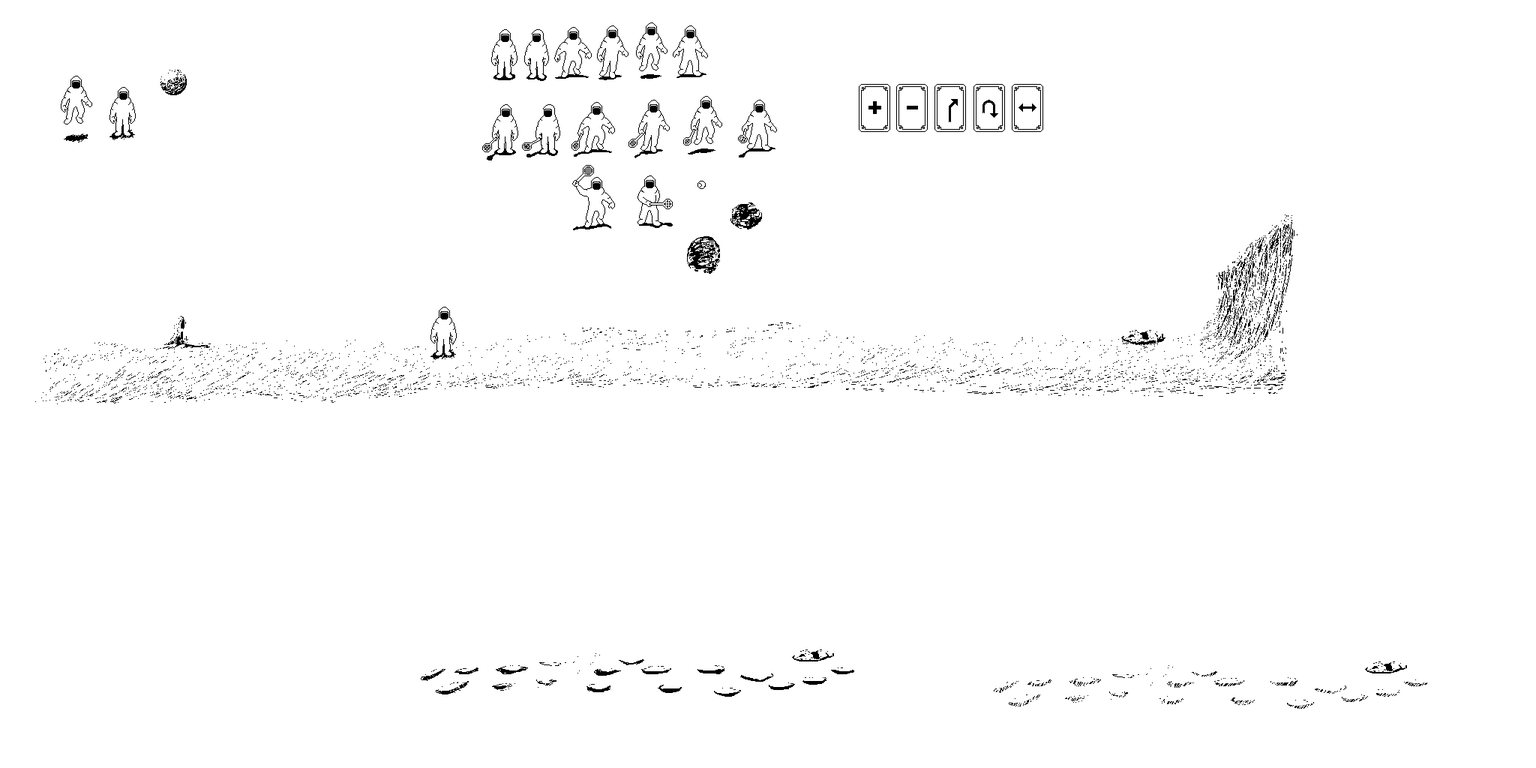
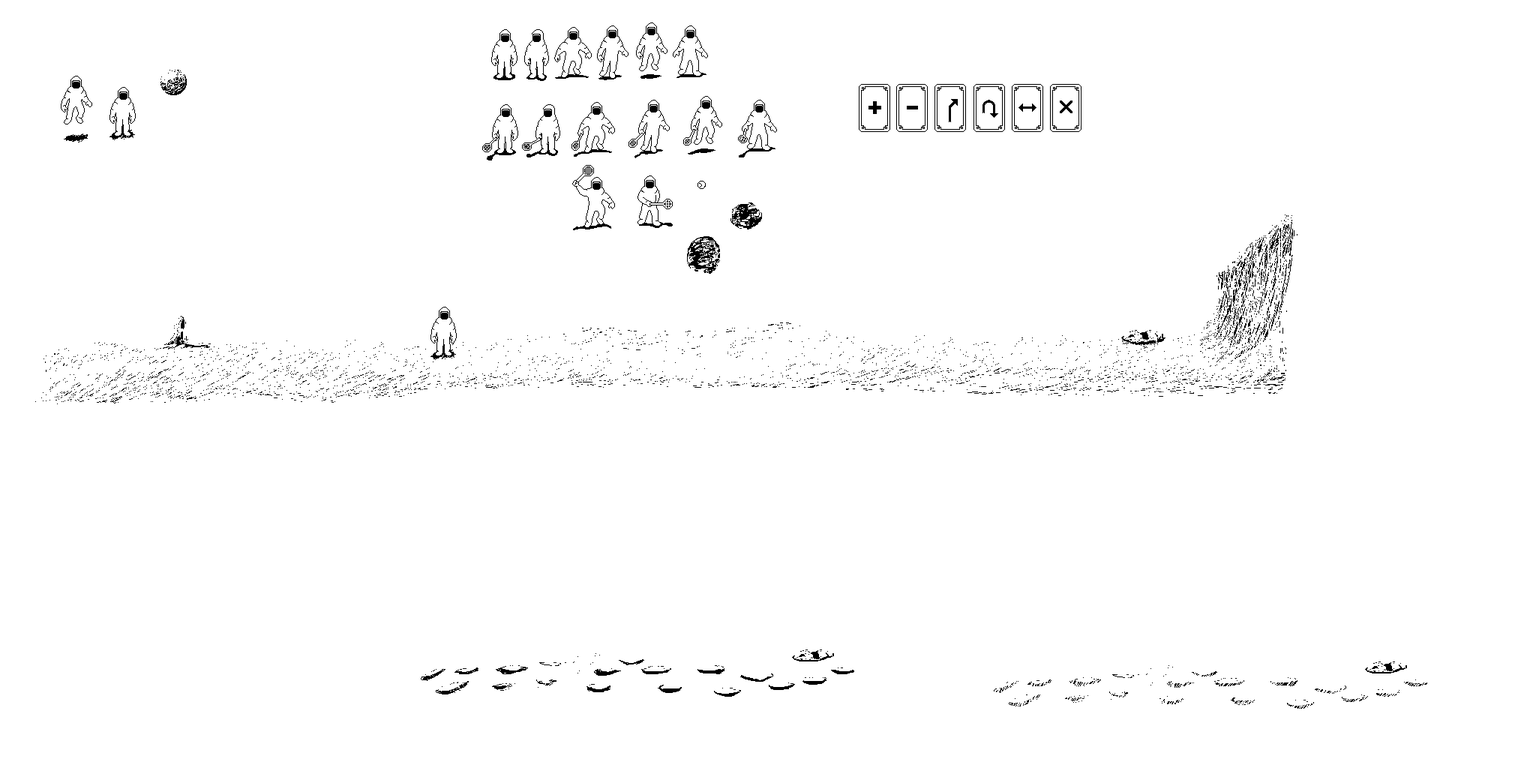
Before/after of a 1536 x 768 layered artwork. What changed in the layer stack:
painted on "Ebene #1" over <box>1049,83,1082,132</box>
